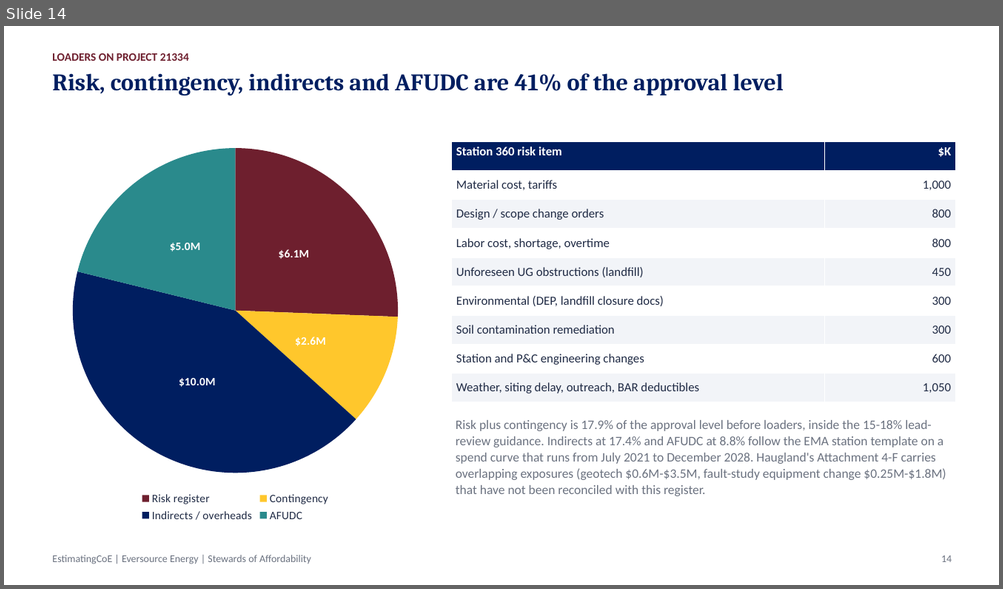
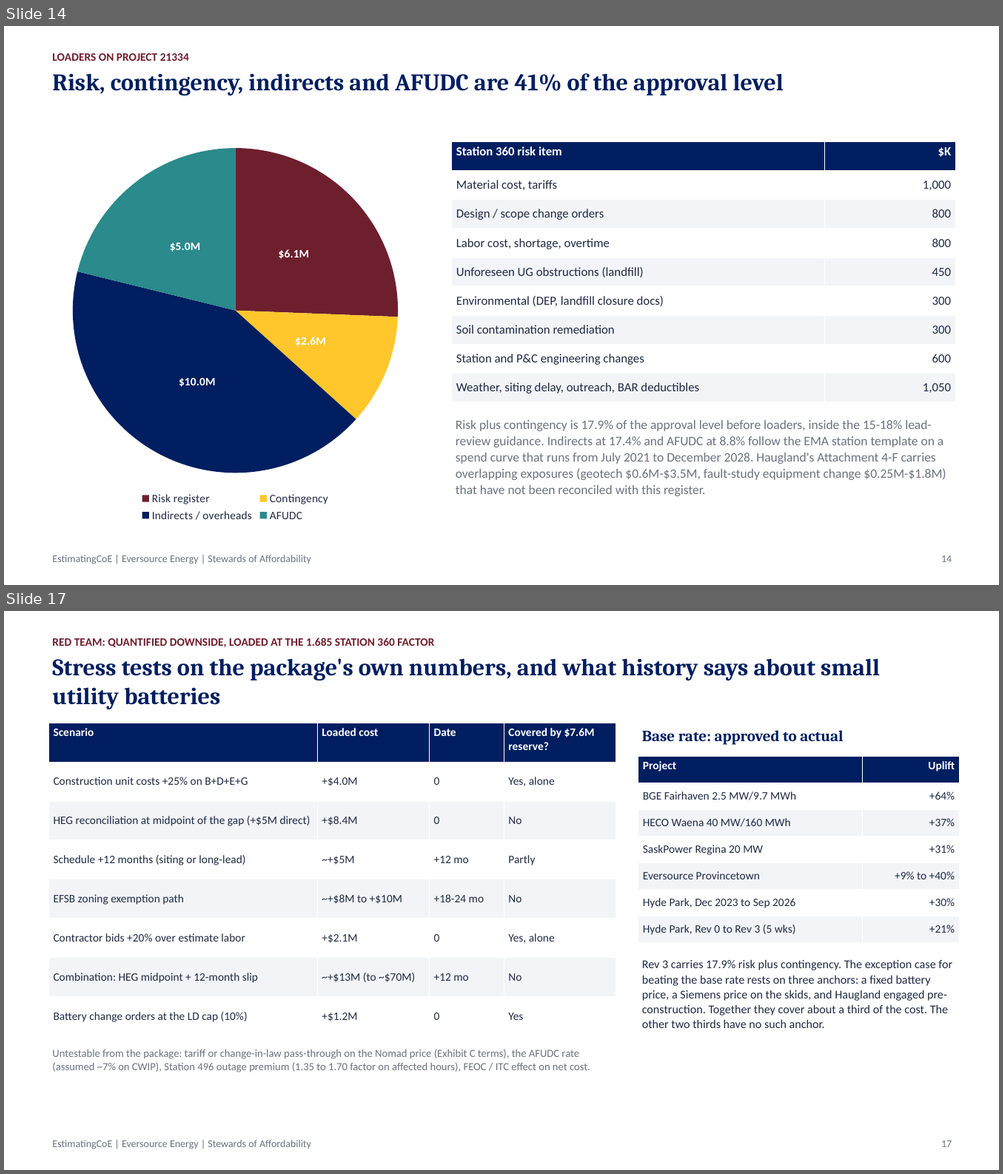
Before and after one commit to gbassaragh/BESS, a slide deck: Hyde Park BESS/6) Cost Analysis Deliverables/Hyde Park BESS - Cost Analysis Deck.pptx. Shown one above the other, each under a label of ours: slide 14 before the commit, slides 14 and 17 after it; the slides between them are not shown. The pictures are 1003x589 and 1003x1174 pixels, drawn with LibreOffice and Linux fonts; fonts in the diff are those of the drawing. Boxes give left, top, right and bottom in pixels: in the first picture for what was removed or moved away, otherwise in the second. Text is boxed around its words. In the diff, an @@ line names an element or a change of style, - is before the commit and + after.

```diff
--- a/Hyde Park BESS/6) Cost Analysis Deliverables/Hyde Park BESS - Cost Analysis Deck.pptx
+++ b/Hyde Park BESS/6) Cost Analysis Deliverables/Hyde Park BESS - Cost Analysis Deck.pptx
@@ slide 17 added at (4, 611, 999, 1170), background #FFFFFF @@
@@ text added at (52, 638, 434, 647), 11 pt, text #6E1F2E, bold @@
+RED TEAM: QUANTIFIED DOWNSIDE, LOADED AT THE 1.685 STATION 360 FACTOR
@@ text added at (52, 658, 879, 709), 23 pt, text #001E60, bold @@
+Stress tests on the package's own numbers, and what history says about small utility batteries
@@ table added at (48, 723, 616, 1037), 8 rows, 4 columns @@
+Scenario | Loaded cost | Date | Covered by $7.6M reserve?
+Construction unit costs +25% on B+D+E+G | +$4.0M | 0 | Yes, alone
+HEG reconciliation at midpoint of the gap (+$5M direct) | +$8.4M | 0 | No
+Schedule +12 months (siting or long-lead) | ~+$5M | +12 mo | Partly
+EFSB zoning exemption path | ~+$8M to +$10M | +18-24 mo | No
+Contractor bids +20% over estimate labor | +$2.1M | 0 | Yes, alone
+Combination: HEG midpoint + 12-month slip | ~+$13M (to ~$70M) | +12 mo | No
+Battery change orders at the LD cap (10%) | +$1.2M | 0 | Yes
@@ text added at (642, 730, 842, 745), 15 pt, text #001E60, bold @@
+Base rate: approved to actual
@@ table added at (638, 757, 959, 943), 7 rows, 2 columns @@
+Project | Uplift
+BGE Fairhaven 2.5 MW/9.7 MWh | +64%
+HECO Waena 40 MW/160 MWh | +37%
+SaskPower Regina 20 MW | +31%
+Eversource Provincetown | +9% to +40%
+Hyde Park, Dec 2023 to Sep 2026 | +30%
+Hyde Park, Rev 0 to Rev 3 (5 wks) | +21%
@@ text added at (642, 960, 952, 1028), 11.5 pt, text #1F2A44 @@
+Rev 3 carries 17.9% risk plus contingency. The exception case for beating the base rate rests on three anchors: a fixed battery price, a Siemens price on the skids, and Haugland engaged pre-construction. Together they cover about a third of the cost. The other two thirds have no such anchor.
@@ text added at (52, 1049, 590, 1073), 10.5 pt, text #6B7280 @@
+Untestable from the package: tariff or change-in-law pass-through on the Nomad price (Exhibit C terms), the AFUDC rate (assumed ~7% on CWIP), Station 496 outage premium (1.35 to 1.70 factor on affected hours), FEOC / ITC effect on net cost.
@@ text added at (52, 1140, 311, 1150), 10 pt, text #6B7280 @@
+EstimatingCoE | Eversource Energy | Stewards of Affordability
@@ text added at (941, 1141, 951, 1147), 10 pt, text #6B7280 @@
+17
```
Also in this commit, not shown: 5 slides changed, 2 other slides added, 12 other files.
